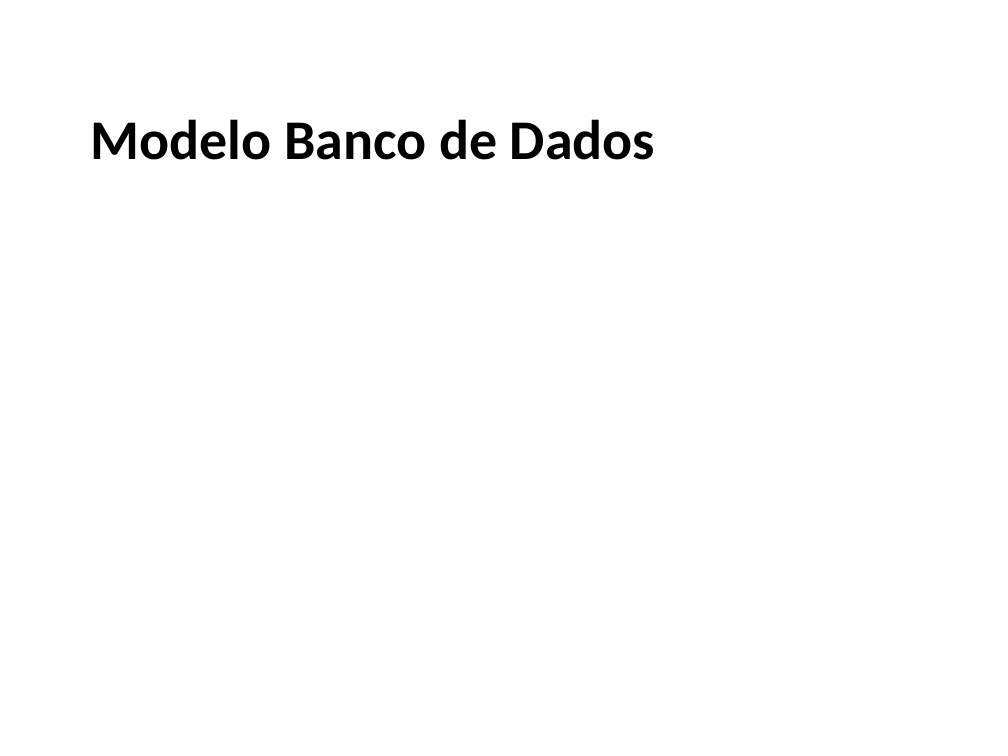
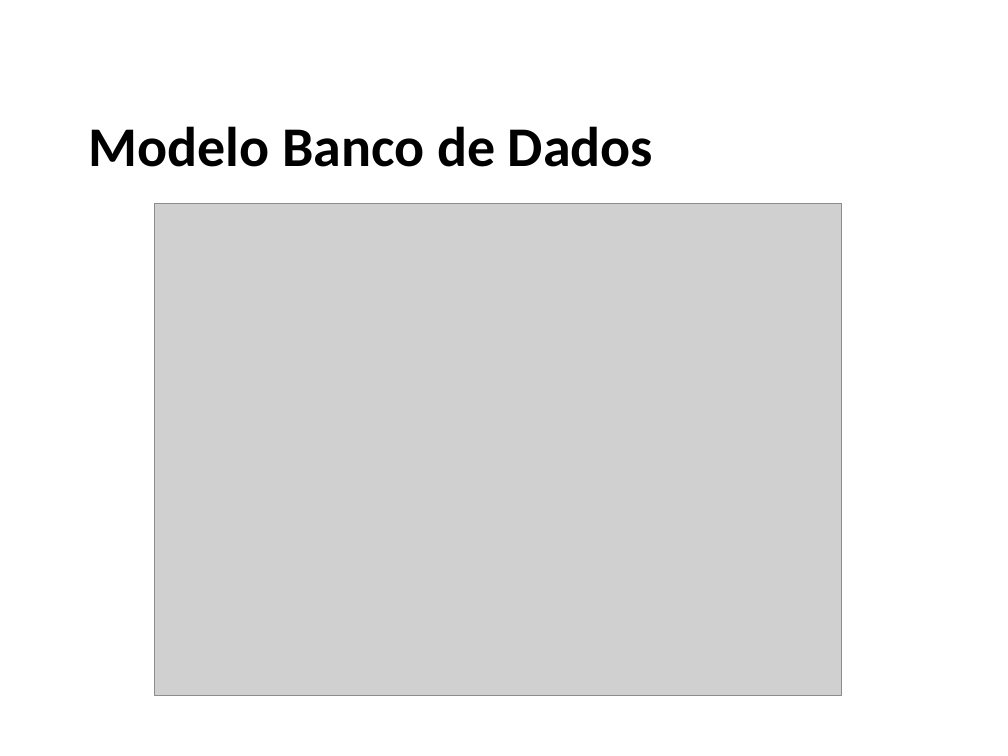
Before and after one commit to ProjetoAC/Luan---Market-For-You, a slide deck: slide 8 of Market For You.pptx. Drawn at 1008x756 pixels with LibreOffice and Linux fonts; fonts in the diff are those of the drawing; grey boxes stand for pictures; background and template pictures are left out. Boxes give left, top, right and bottom in pixels: in the first picture for what was removed or moved away, otherwise in the second. Text is boxed around its words. In the diff, an @@ line names an element or a change of style, - is before the commit and + after.

```diff
--- a/Market For You.pptx
+++ b/Market For You.pptx
@@ text "Modelo Banco de Dados" moved from (x1=91, y1=119, x2=655, y2=160) to (x1=89, y1=126, x2=653, y2=167) @@
@@ picture added at (x1=155, y1=204, x2=843, y2=696) @@
```
Also in this commit, not shown: 4 other slides changed, 3 slides added, 2 slides removed.
